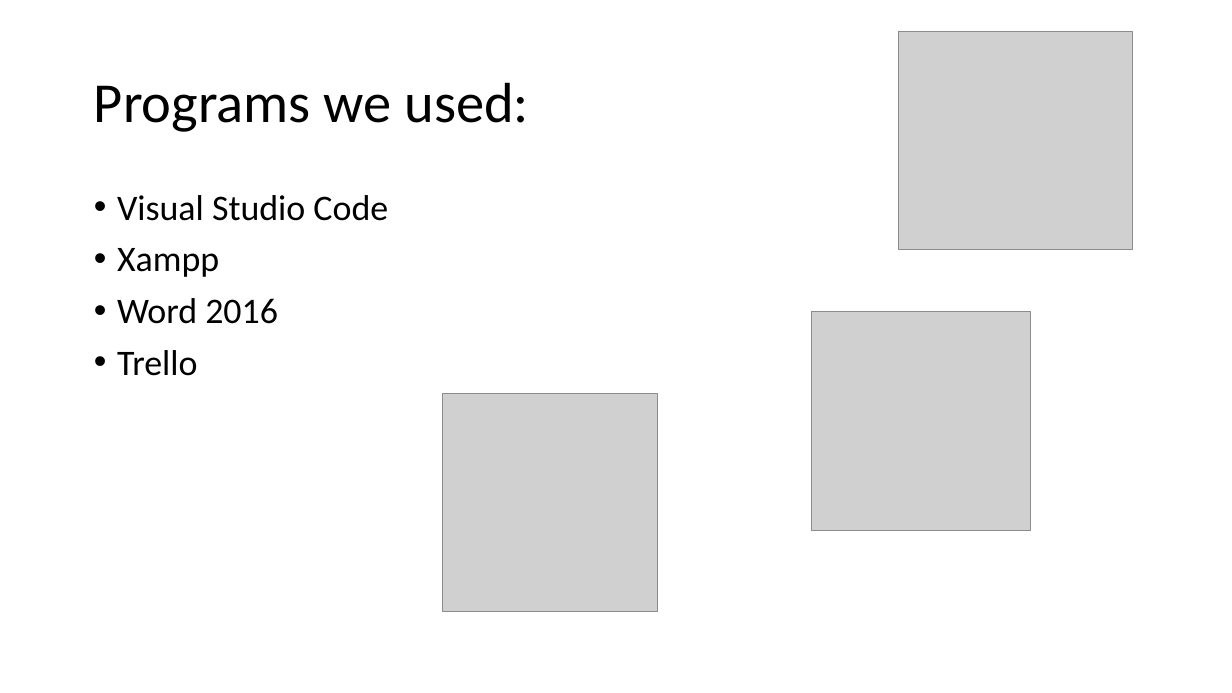
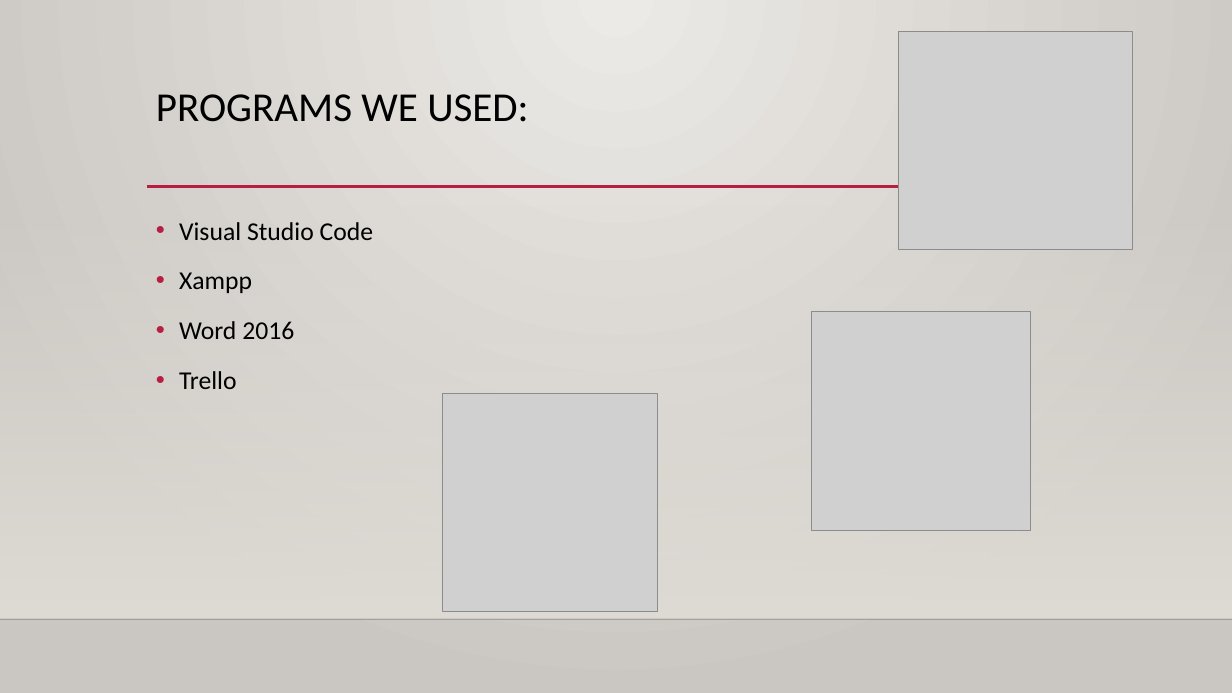
Before and after one commit to Luluemzi/Zaloghaz, a slide deck: slide 3 of Pawnshop_and_Jewelry_Store.pptx (slide 2 before the commit). Drawn at 1232x693 pixels with LibreOffice and Linux fonts; fonts in the diff are those of the drawing; grey boxes stand for pictures; background and template pictures are left out. Boxes give left, top, right and bottom in pixels: in the first picture for what was removed or moved away, otherwise in the second. Text is boxed around its words. In the diff, an @@ line names an element or a change of style, - is before the commit and + after.

```diff
--- a/Pawnshop_and_Jewelry_Store.pptx
+++ b/Pawnshop_and_Jewelry_Store.pptx
@@ background #FFFFFF to gradient #ECEAE7 to #CAC7C1 @@
@@ title "PROGRAMS WE USED:" at [156,94,528,122]: vertical alignment middle to top @@
@@ title at [156,94,528,122]: text changed; size 44 to 32 pt @@
-Programs we used:
+PROGRAMS WE USED:
@@ rectangle added at [0,204,1232,619], fill gradient #DFDBD5 @@
@@ text "Visual Studio Code": place and size @@
-text "Visual Studio Code" at [117,195,388,376]
+text "Visual Studio Code" at [179,222,373,389]
@@ text "Visual Studio Code" at [179,222,373,389]: size 28 to 20 pt; line spacing 0.9 to 1.2 @@
@@ line added from (147, 187) to (1118, 187), #B71E42 2.5 pt @@
@@ line added from (0, 619) to (1232, 619), #000001 1 pt @@
```
Also in this commit, not shown: 10 other slides changed, 6 slides added, 2 slides removed, 1 other file.
